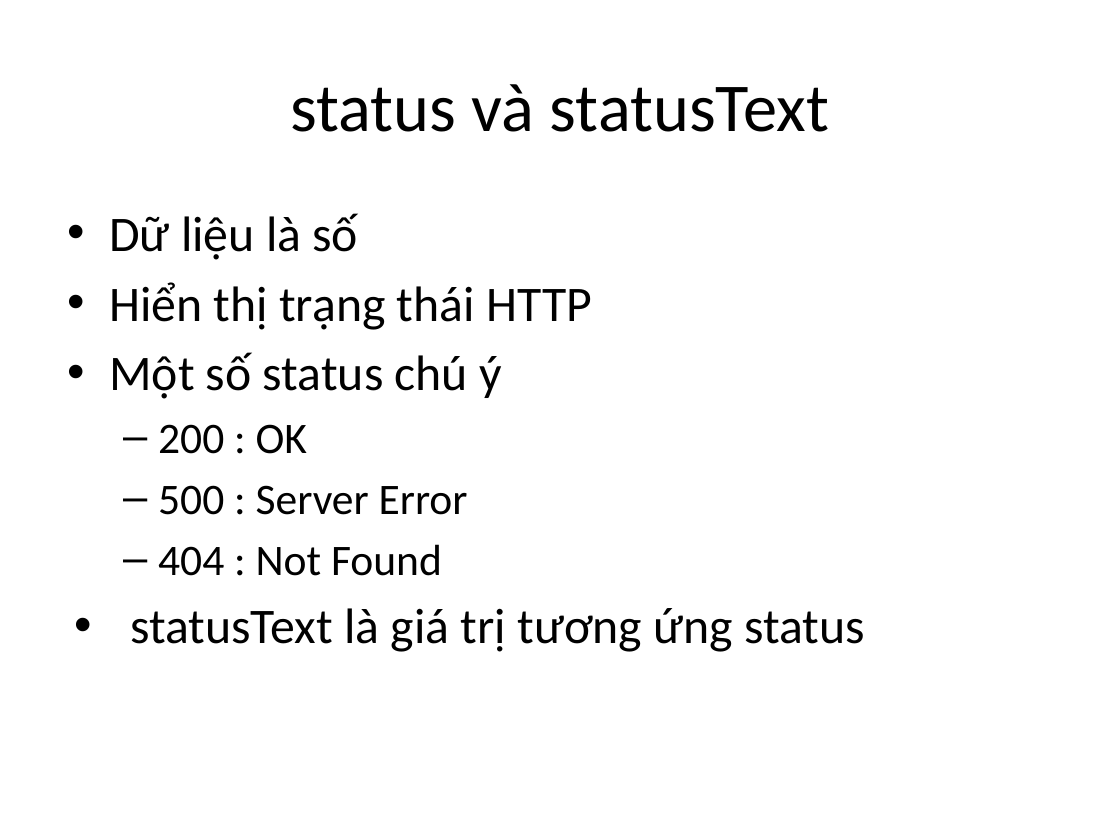
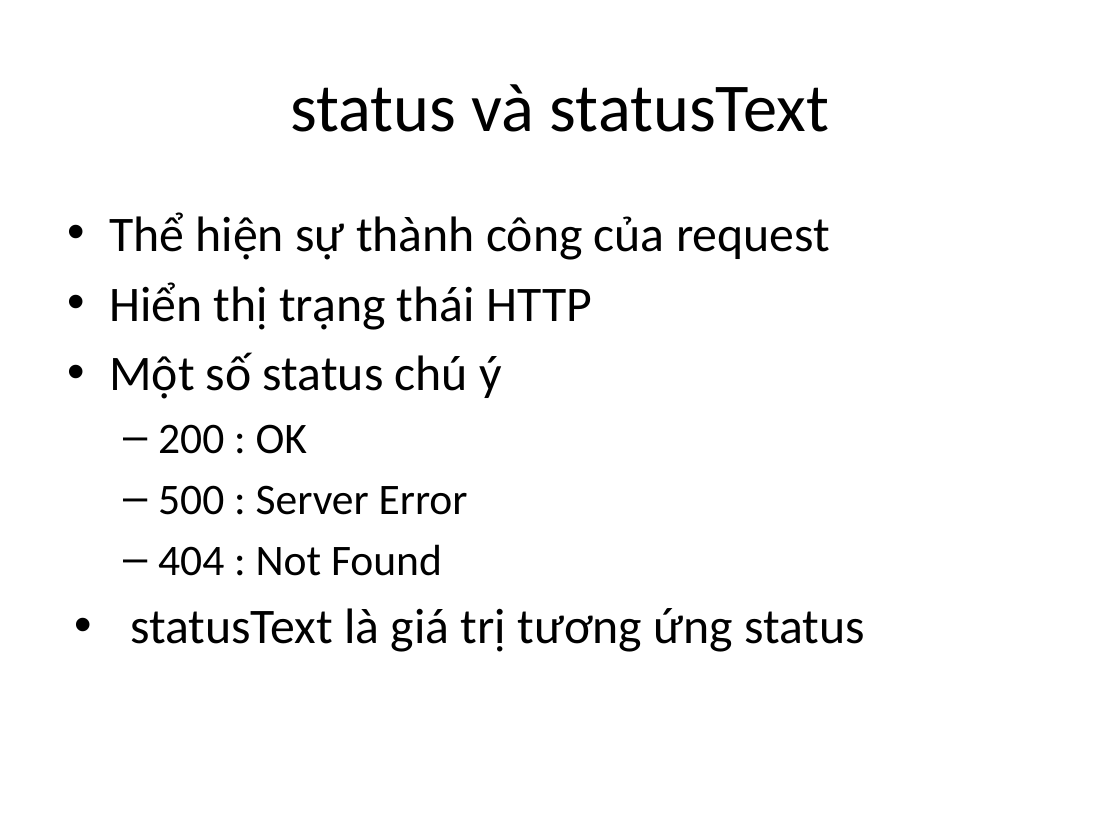
Before and after one commit to phithanh97cs/T3H, a slide deck: slide 10 of 1. Front-end/4. AJAX cơ bản với JS/Ajax.pptx. Drawn at 1120x840 pixels with LibreOffice and Linux fonts; fonts in the diff are those of the drawing. Boxes give left, top, right and bottom in pixels: in the first picture for what was removed or moved away, otherwise in the second. Text is boxed around its words. In the diff, an @@ line names an element or a change of style, - is before the commit and + after.

```diff
--- a/1. Front-end/4. AJAX cơ bản với JS/Ajax.pptx
+++ b/1. Front-end/4. AJAX cơ bản với JS/Ajax.pptx
@@ text at (x1=109, y1=212, x2=830, y2=260): text changed @@
-• Dữ liệu là số
+• Thể hiện sự thành công của request
```
Also in this commit, not shown: 3 other slides changed.
